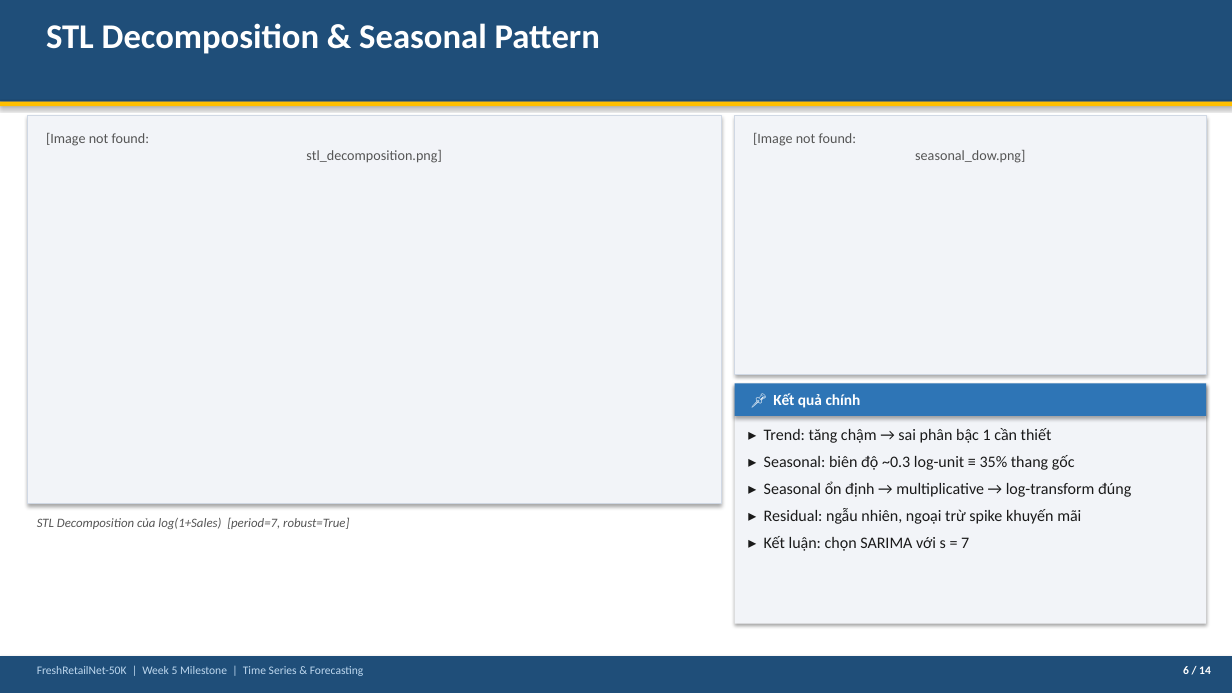
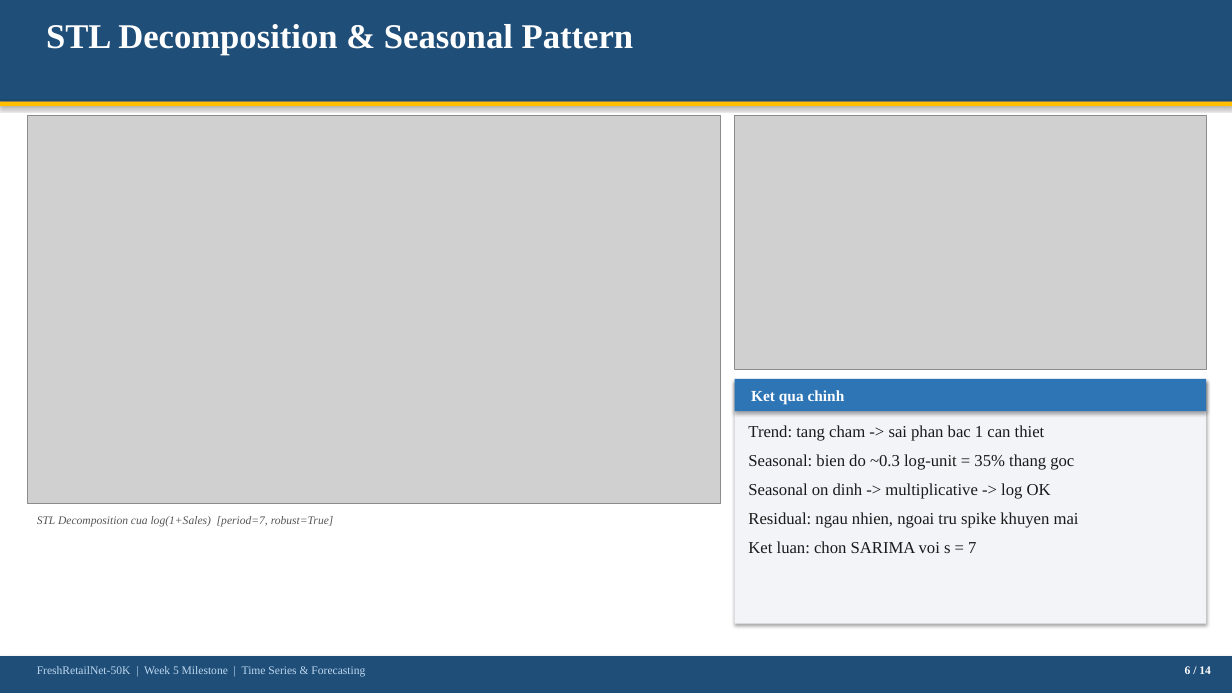
Before and after one commit to thanh-tai-435/TimeSeriesMrSu, a slide deck: slide 6 of Week5_Slides.pptx. Drawn at 1232x693 pixels with LibreOffice and Linux fonts; fonts in the diff are those of the drawing; grey boxes stand for pictures. Boxes give left, top, right and bottom in pixels: in the first picture for what was removed or moved away, otherwise in the second. Text is boxed around its words. In the diff, an @@ line names an element or a change of style, - is before the commit and + after.

```diff
--- a/Week5_Slides.pptx
+++ b/Week5_Slides.pptx
@@ rectangle removed at <box>0,0,1232,693</box> @@
@@ rectangle removed at <box>28,116,721,504</box> @@
@@ picture added at <box>28,116,721,504</box> @@
@@ rectangle removed at <box>735,116,1206,374</box> @@
@@ picture added at <box>735,116,1206,370</box> @@
@@ text removed at <box>46,133,441,163</box> @@
-[Image not found:
-stl_decomposition.png]
@@ text removed at <box>753,133,1025,163</box> @@
-[Image not found:
-seasonal_dow.png]
@@ rectangle: place and size @@
-rectangle at <box>735,384,1206,624</box>
+rectangle at <box>735,379,1206,624</box>
@@ rectangle: place and size @@
-rectangle at <box>735,384,1206,416</box>
+rectangle at <box>735,379,1206,411</box>
@@ text added at <box>751,390,845,405</box>, 12 pt, text #FFFFFF, bold @@
+Ket qua chinh
@@ text removed at <box>773,393,861,408</box> @@
-📌 Kết quả chính
@@ text at <box>748,425,1079,553</box>: text changed; size 12.5 to 13 pt; font Calibri to Times New Roman @@
-▸ Trend: tăng chậm → sai phân bậc 1 cần thiết
-▸ Seasonal: biên độ ~0.3 log-unit ≡ 35% thang gốc
-▸ Seasonal ổn định → multiplicative → log-transform đúng
-▸ Residual: ngẫu nhiên, ngoại trừ spike khuyến mãi
-▸ Kết luận: chọn SARIMA với s = 7
+Trend: tang cham -> sai phan bac 1 can thiet
+Seasonal: bien do ~0.3 log-unit = 35% thang goc
+Seasonal on dinh -> multiplicative -> log OK
+Residual: ngau nhien, ngoai tru spike khuyen mai
+Ket luan: chon SARIMA voi s = 7
@@ text at <box>37,516,334,527</box>: text changed; size 10 to 9 pt; font Calibri to Times New Roman @@
-STL Decomposition của log(1+Sales) [period=7, robust=True]
+STL Decomposition cua log(1+Sales) [period=7, robust=True]
@@ font Calibri to Times New Roman in 3 elements at <box>46,24,634,55</box>, <box>37,666,365,677</box>, <box>1185,666,1211,674</box> @@
```
Also in this commit, not shown: 12 other slides changed, 1 slide added, 1 slide removed, 13 other files.
